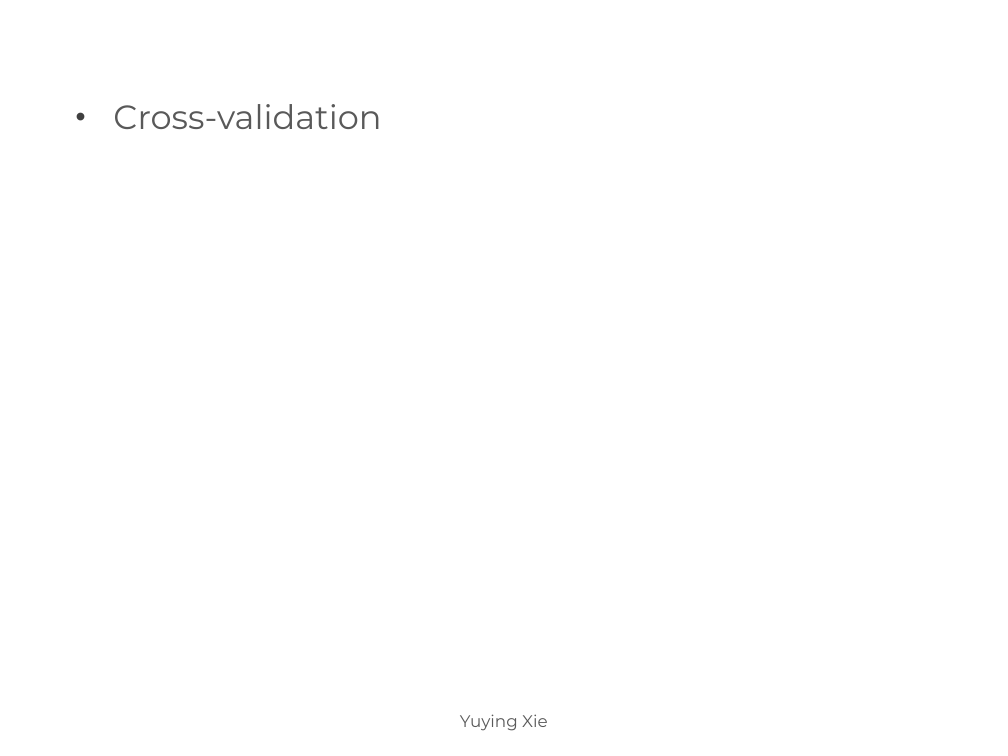
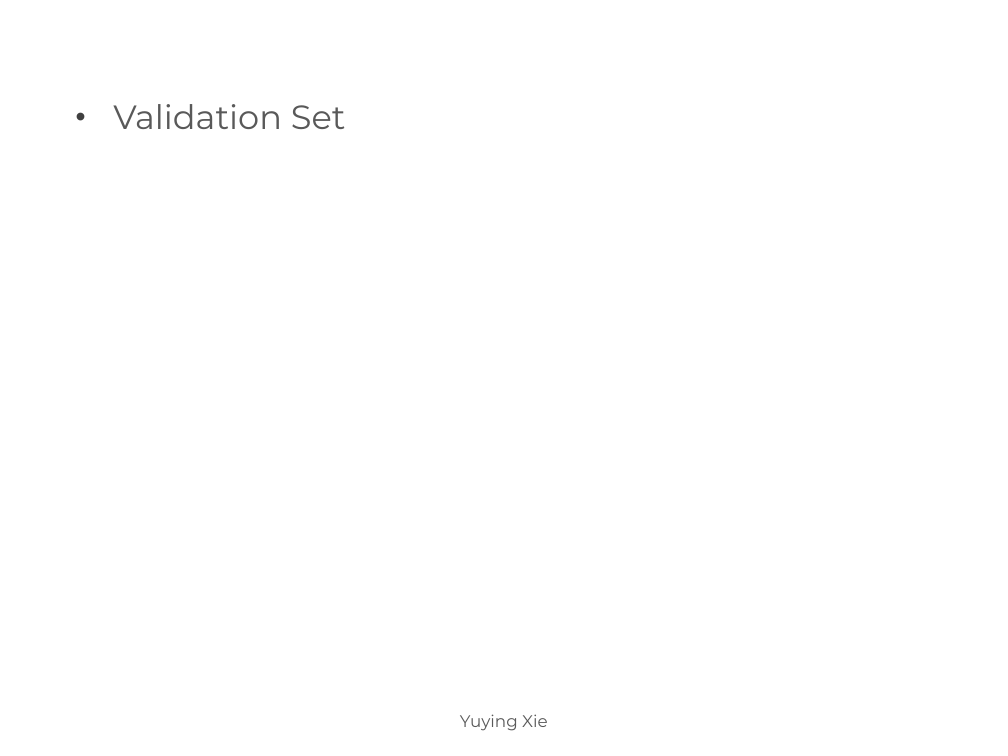
Before and after one commit to yuyingxie/CMSE381_SP2023, a slide deck: slide 2 of Lectures/Lec11/Lec11_2023SP.pptx. Drawn at 1008x756 pixels with LibreOffice and Linux fonts; fonts in the diff are those of the drawing; background and template pictures are left out. Boxes give left, top, right and bottom in pixels: in the first picture for what was removed or moved away, otherwise in the second. Text is boxed around its words. In the diff, an @@ line names an element or a change of style, - is before the commit and + after.

```diff
--- a/Lectures/Lec11/Lec11_2023SP.pptx
+++ b/Lectures/Lec11/Lec11_2023SP.pptx
@@ text at <box>113,104,346,129</box>: text changed @@
-  • Cross-validation
+  • Validation Set
```
Also in this commit, not shown: 1 other slide changed, 1 slide added, 21 slides removed, 19 other files.
